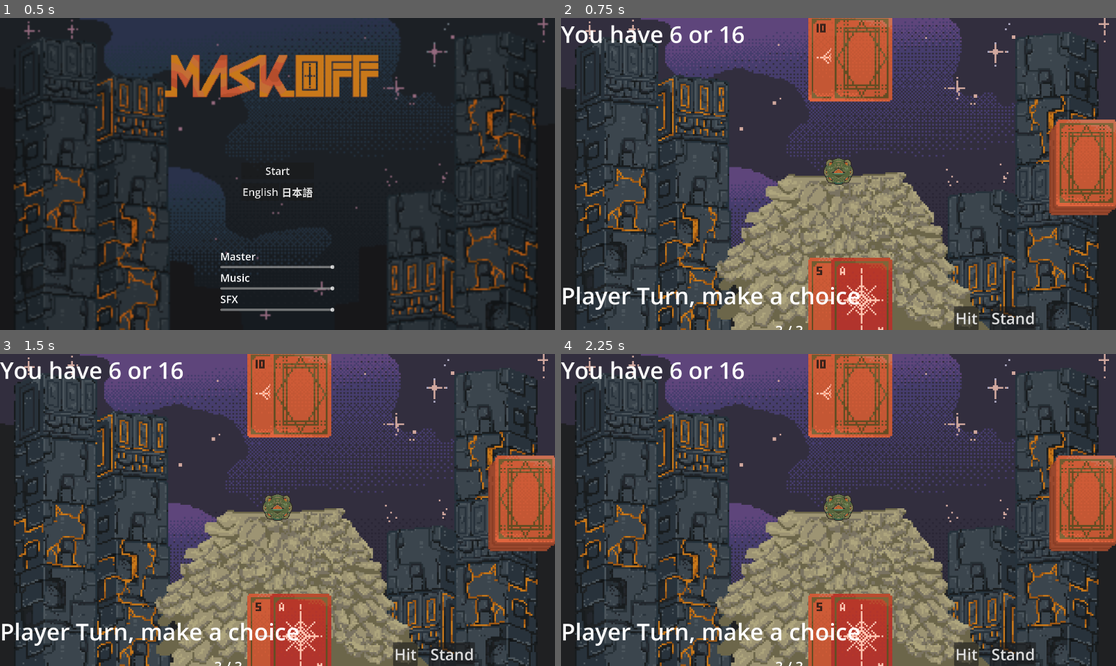
Above: before the commit, frames 1-4 (two rows, left to right).
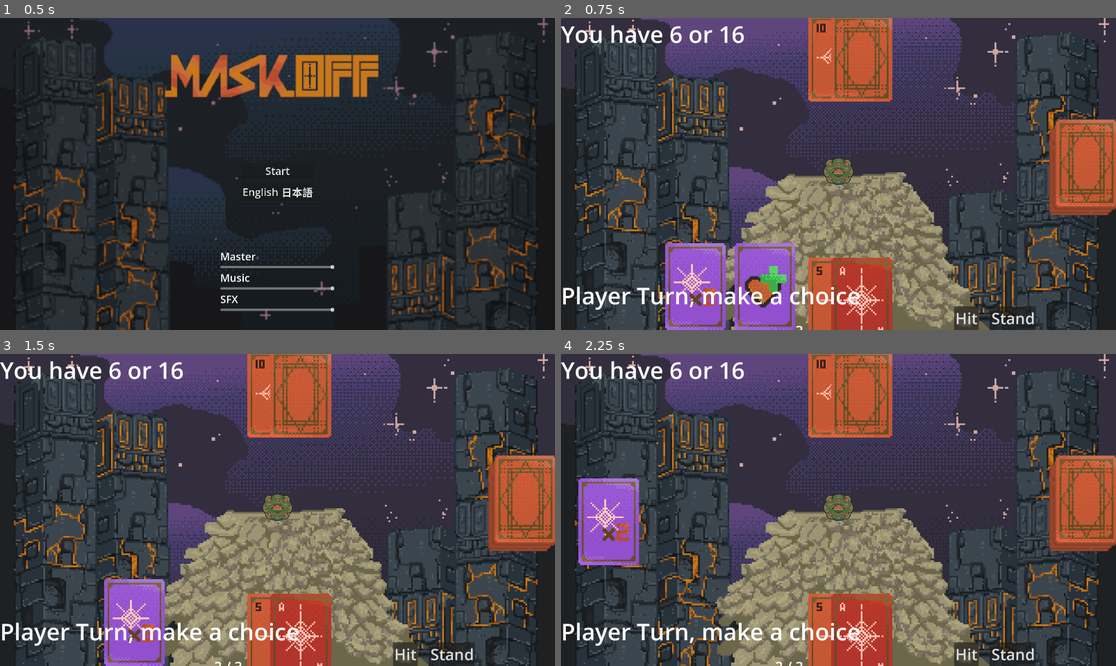
Above: after the commit, the same moments.

Repository: jrattur2/ggj-2026-team-coup
Game: Godot game, scene res://Levels/startup_level.tscn
The game is run twice, just before and just after one commit, with the same random seed, the same clock (stepped at 60 frames per second) and the same inputs. The engine's default icon, where the game draws it, is replaced by a stand-in: a white triangle on a blue panel in a dark square.
Inputs (mouse positions are in pixels of both pictures, inside the frame that each line leads up to):
- Up to frame 1 (0.5 s): no input
- Up to frame 2 (0.75 s): click "Start" at 0.5 s
- Up to frame 3 (1.5 s): click (205, 622) at 1.27 s
- Up to frame 4 (2.25 s): click (694, 622) at 2.02 s

Frame 1 is identical in both runs. In frame 2, 5.8% of the frame differs, in the area x 18-43%, y 72-100%; in frame 3, 2.9%; in frame 4, 3.1%.

Commit message:
Added modifiers

Diff:
--- a/Levels/battle_level.tscn
+++ b/Levels/battle_level.tscn
@@ -10,9 +10,13 @@
 [ext_resource type="Texture2D" uid="uid://6ffviydei1ra" path="res://assets/enemies/dog/dog_mask.png" id="4_qk7ls"]
 [ext_resource type="Script" uid="uid://ccgjmurtctj3" path="res://Scripts/Game.gd" id="7_qk7ls"]
 [ext_resource type="Script" uid="uid://brgsaeu8pjjn4" path="res://Scripts/gamestates/player_turn.gd" id="8_1grd7"]
+[ext_resource type="Texture2D" uid="uid://cmcfifwafulq7" path="res://assets/modifiers/double_modifer.png" id="9_4bsfw"]
 [ext_resource type="Script" uid="uid://rjifhhn6q1vr" path="res://Scripts/gamestates/dealer_turn.gd" id="9_15kul"]
 [ext_resource type="Script" uid="uid://bjfibqxmhqck5" path="res://Scripts/gamestates/deal.gd" id="10_avfpm"]
+[ext_resource type="Script" uid="uid://bsgjaf8poevgp" path="res://Scripts/modifiers/double_damage.gd" id="10_fcsly"]
+[ext_resource type="Texture2D" uid="uid://cwedtr177x2tt" path="res://assets/modifiers/recovery_modifer.png" id="11_30h00"]
 [ext_resource type="Script" uid="uid://cahvi30p0vqjm" path="res://Scripts/gamestates/start.gd" id="11_758gj"]
+[ext_resource type="Script" uid="uid://cmttxqlrha37l" path="res://Scripts/modifiers/restore_health.gd" id="12_li4a0"]
 [ext_resource type="Script" uid="uid://d1omv8clm8015" path="res://Scripts/gamestates/evaluate.gd" id="12_v5gh4"]
 [ext_resource type="Script" uid="uid://ceh6lodam63x6" path="res://Scripts/gamestates/end_game.gd" id="13_co7th"]
 [ext_resource type="Script" uid="uid://cdbf521spm1v5" path="res://Scripts/gamestates/build_deck.gd" id="14_xumr6"]
@@ -723,6 +727,29 @@
 scale = Vector2(0.5, 0.5)
 texture = ExtResource("3_xumr6")
 
+[node name="PlayerModifierHand" type="Node2D" parent="Player"]
+unique_name_in_owner = true
+position = Vector2(-600, -300)
+
+[node name="RestoreHealth" type="TextureButton" parent="Player/PlayerModifierHand" groups=["modifiers"]]
+offset_left = 240.0
+offset_right = 450.0
+offset_bottom = 300.0
+texture_normal = ExtResource("11_30h00")
+script = ExtResource("12_li4a0")
+metadata/_custom_type_script = "uid://cmttxqlrha37l"
+
+[node name="DoubleDamage" type="TextureButton" parent="Player/PlayerModifierHand" groups=["modifiers"]]
+offset_right = 210.0
+offset_bottom = 300.0
+texture_normal = ExtResource("9_4bsfw")
+script = ExtResource("10_fcsly")
+metadata/_custom_type_script = "uid://bsgjaf8poevgp"
+
+[node name="ActivePlayerModifiers" type="Node2D" parent="Player"]
+unique_name_in_owner = true
+position = Vector2(-900, -650)
+
 [node name="HBoxContainer" type="HBoxContainer" parent="."]
 layout_mode = 1
 anchors_preset = 3
--- a/Scripts/Game.gd
+++ b/Scripts/Game.gd
@@ -26,9 +26,13 @@
 @onready var deal_button: Button = %DealButton
 
 
+
 # Hand containers
 @onready var player_hand: Node2D = %Player_1_Card_1
 @onready var dealer_hand: Node2D = %Player_2_Card_1
+
+@onready var player_modifier_hand: Node2D = %PlayerModifierHand
+@onready var player_active_modifiers: Node2D = %ActivePlayerModifiers
 
 var player_health = 100;
 var dealer_health = 100;
@@ -73,12 +77,22 @@
 	hit_button.disabled = true
 	stand_button.disabled = true
 
+	for modifier: Modifier in get_tree().get_nodes_in_group("modifiers"):
+		modifier.pressed.connect(_on_modifier_pressed.bind(modifier))
+
 	update_state(start)
 	pass # Replace with function body.
 
 # Called every frame. 'delta' is the elapsed time since the previous frame.
 func _process(_delta: float) -> void:
 	game_state.execute()
+
+	if player_active_modifiers != null:
+		for modifier: Modifier in player_active_modifiers.get_children():
+			if modifier is RestoreHealth:
+				player_restore_health(100-player_health)
+				modifier.queue_free()
+
 	pass
 
 func update_state(new_state: GameState):
@@ -150,6 +164,14 @@
 	if game_state is PlayerTurn:
 		(game_state as PlayerTurn).on_stand()
 
+func _on_modifier_pressed(modifier: Modifier):
+	print('_on_modifier_click')
+	if modifier.get_parent() == player_modifier_hand:
+		player_modifier_hand.remove_child(modifier)
+		player_active_modifiers.add_child(modifier, true)
+		modifier.set_owner(player_active_modifiers)  # Ensures the owner is set correctly
+
+
 func update_player_score_text(text: String):
 	player_score_text = text;
 	print(player_score_text)
@@ -179,3 +201,13 @@
 	print('Player health = ' + str(player_health) + ' Dealer health = ' + str(dealer_health))
 	if player_health <= 0:
 		battle_level.on_lose.emit()
+
+func dealer_restore_health(damage: int):
+	dealer_health += damage
+	print('Dealer restores ' + str(damage) + ' health!')
+	print('Player health = ' + str(player_health) + ' Dealer health = ' + str(dealer_health))
+
+func player_restore_health(damage: int):
+	player_health += damage
+	print('Player restores ' + str(damage) + ' health!')
+	print('Player health = ' + str(player_health) + ' Dealer health = ' + str(dealer_health))
--- a/Scripts/gamestates/evaluate.gd
+++ b/Scripts/gamestates/evaluate.gd
@@ -2,6 +2,7 @@
 extends GameState
 
 var timer_start_time: float = 0.0
+@onready var player_active_modifiers: Node2D = %ActivePlayerModifiers
 
 enum EndRoundState { PLAYER_WIN, PLAYER_LOSE, DRAW }
 
@@ -58,13 +59,19 @@
 		end_round_state = EndRoundState.PLAYER_LOSE
 		game.player_turn_text.text = 'Dealer wins'
 
+	var damage_multiplier: int = 1;
+	for modifier: Modifier in player_active_modifiers.get_children():
+		if modifier is DoubleDamage:
+			damage_multiplier = 2
+			modifier.queue_free()
+
 	if end_round_state == EndRoundState.PLAYER_WIN:
 		var score_difference = abs(player_score - dealer_score)
-		game.dealer_take_damage(score_difference * 10)
+		game.dealer_take_damage(score_difference * 10 * damage_multiplier)
 
 	if end_round_state == EndRoundState.PLAYER_LOSE:
 		var score_difference = abs(dealer_score - player_score)
-		game.player_take_damage(score_difference * 10)
+		game.player_take_damage(score_difference * 10 * damage_multiplier)
 
 	if end_round_state == EndRoundState.DRAW:
 		print('Draw, no damage done')
--- /dev/null
+++ b/Scripts/modifiers/double_damage.gd
@@ -0,0 +1,11 @@
+class_name DoubleDamage
+extends Modifier
+
+# Called when the node enters the scene tree for the first time.
+func _ready() -> void:
+	pass # Replace with function body.
+
+
+# Called every frame. 'delta' is the elapsed time since the previous frame.
+func _process(delta: float) -> void:
+	pass
--- /dev/null
+++ b/Scripts/modifiers/modifier.gd
@@ -0,0 +1,11 @@
+class_name Modifier
+extends TextureButton
+
+
+# Called when the node enters the scene tree for the first time.
+func _ready() -> void:
+	pass # Replace with function body.
+
+# Called every frame. 'delta' is the elapsed time since the previous frame.
+func _process(delta: float) -> void:
+	pass
--- /dev/null
+++ b/Scripts/modifiers/restore_health.gd
@@ -0,0 +1,11 @@
+class_name RestoreHealth
+extends Modifier
+
+# Called when the node enters the scene tree for the first time.
+func _ready() -> void:
+	pass # Replace with function body.
+
+
+# Called every frame. 'delta' is the elapsed time since the previous frame.
+func _process(delta: float) -> void:
+	pass
Not shown: 1 places in Levels/battle_level.tscn that only renumber resources
Not shown, added: Scripts/modifiers/double_damage.gd.uid
Not shown, added: Scripts/modifiers/modifier.gd.uid
Not shown, added: Scripts/modifiers/restore_health.gd.uid
